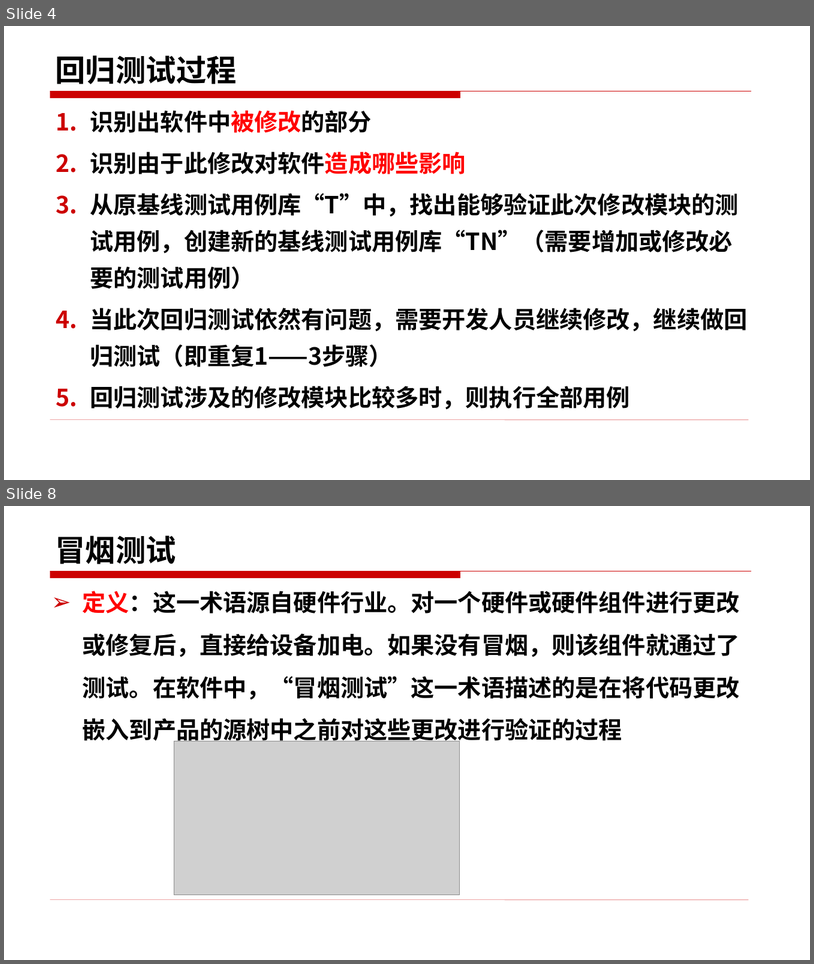
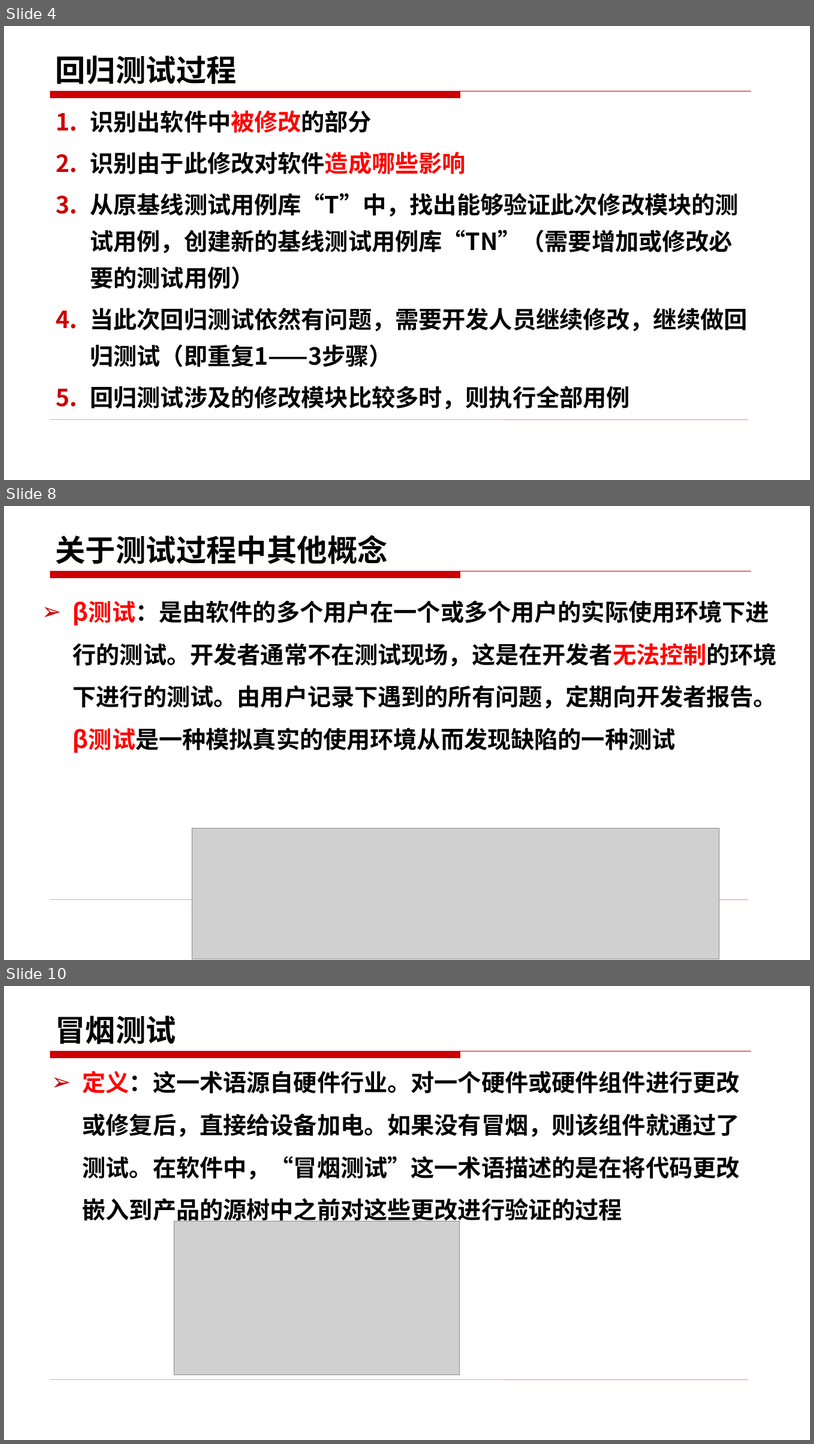
Before and after one commit to edu2act/course-foundation-software-tesing, a slide deck: materials/slides/11.1.pptx. Shown one above the other, each under a label of ours: slides 4 and 8 before the commit, slides 4, 8 and 10 after it; the slides between them are not shown. The pictures are 814x964 and 814x1444 pixels, drawn with LibreOffice and Linux fonts; fonts in the diff are those of the drawing; grey boxes stand for pictures. Boxes give left, top, right and bottom in pixels: in the first picture for what was removed or moved away, otherwise in the second. Text is boxed around its words. In the diff, an @@ line names an element or a change of style, - is before the commit and + after.

Commit message:
验收测试

```diff
--- a/materials/slides/11.1.pptx
+++ b/materials/slides/11.1.pptx
@@ slide 8 added at [4,506,810,960], background #FFFFFF; not listed: 2 template elements that a slide beside it also shows @@
@@ title added at [56,535,388,564], 36 pt, text #000000, bold @@
+关于测试过程中其他概念
@@ text added at [73,600,777,753], 28 pt, text #000000, bold @@
+➢ β测试：是由软件的多个用户在一个或多个用户的实际使用环境下进行的测试。开发者通常不在测试现场，这是在开发者无法控制的环境下进行的测试。由用户记录下遇到的所有问题，定期向开发者报告。β测试是一种模拟真实的使用环境从而发现缺陷的一种测试
@@ picture added at [192,828,720,958] @@
@@ what was slide 8 is now slide 10 @@
```
Also in this commit, not shown: 8 slides changed, 2 other slides added, 14 slides removed.
